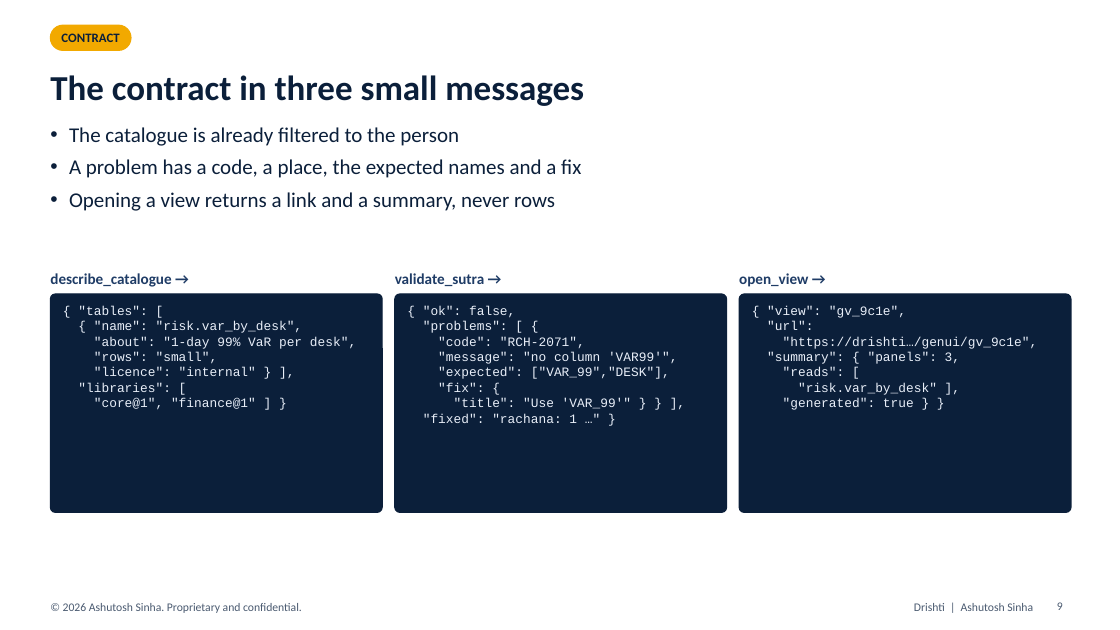
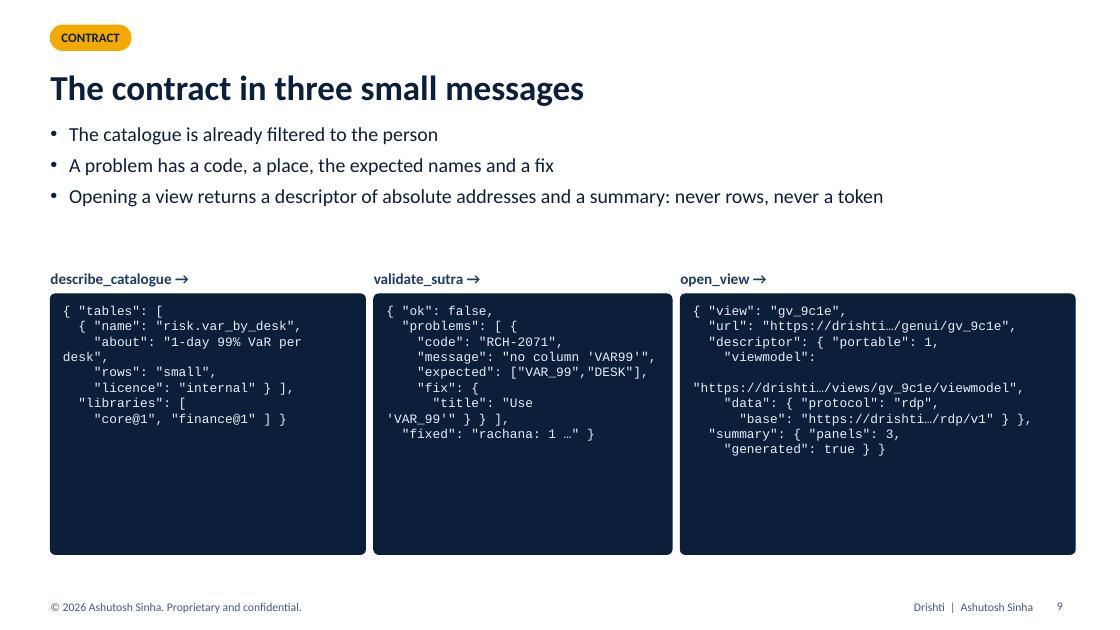
Before and after one commit to ajsinha/drishti, a slide deck: slide 9 of docs/plans/I9_GENUI_SAJHA.pptx. Drawn at 1120x630 pixels with LibreOffice and Linux fonts; fonts in the diff are those of the drawing. Boxes give left, top, right and bottom in pixels: in the first picture for what was removed or moved away, otherwise in the second. Text is boxed around its words. In the diff, an @@ line names an element or a change of style, - is before the commit and + after.

Commit message:
i9 GenUI deck rebuilt from the amended outline: tool pack, portable views, GD1-GD22 with status (40 slides)

```diff
--- a/docs/plans/I9_GENUI_SAJHA.pptx
+++ b/docs/plans/I9_GENUI_SAJHA.pptx
@@ text at (69,127,554,176): size 18 to 17 pt in "The catalogue is already filtered to the ...", "A problem has a code, a place, ..." @@
@@ text at (69,189,884,207): text changed; size 18 to 17 pt @@
-• Opening a view returns a link and a summary, never rows
+• Opening a view returns a descriptor of absolute addresses and a summary: never rows, never a token
@@ text "validate_sutra →": place and size @@
-text "validate_sutra →" at (395,273,484,286)
+text "validate_sutra →" at (374,273,463,286)
@@ text "open_view →": place and size @@
-text "open_view →" at (739,273,808,287)
+text "open_view →" at (680,273,749,287)
@@ rounded rectangle: place and size @@
-rounded rectangle at (50,294,382,513)
+rounded rectangle at (50,294,365,555)
@@ proportions changed in 3 elements at (50,294,365,555), (681,294,1075,555), (374,294,672,555) @@
@@ rounded rectangle: place and size @@
-rounded rectangle at (395,294,727,513)
+rounded rectangle at (374,294,672,555)
@@ rounded rectangle: place and size @@
-rounded rectangle at (739,294,1071,513)
+rounded rectangle at (681,294,1075,555)
@@ text "{ "tables": [" rewrapped from (78,306,356,410) to (63,306,303,426) @@
@@ text "{ "ok": false," rewrapped from (423,306,677,423) to (386,306,656,438) @@
@@ text at (693,321,1025,426): text changed @@
-"url":
-"https://drishti…/genui/gv_9c1e",
+"url": "https://drishti…/genui/gv_9c1e",
+"descriptor": { "portable": 1,
+"viewmodel":
+"https://drishti…/views/gv_9c1e/viewmodel",
+"data": { "protocol": "rdp",
+"base": "https://drishti…/rdp/v1" } },
@@ text "{ "view": "gv_9c1e",": place and size @@
-text "{ "view": "gv_9c1e"," at (767,306,1038,410)
+text "{ "view": "gv_9c1e"," at (693,306,1025,456)
@@ text at (783,367,937,395): paragraphs removed @@
-"reads": [
-"risk.var_by_desk" ],
```
Also in this commit, not shown: 19 other slides changed, 14 slides added.
